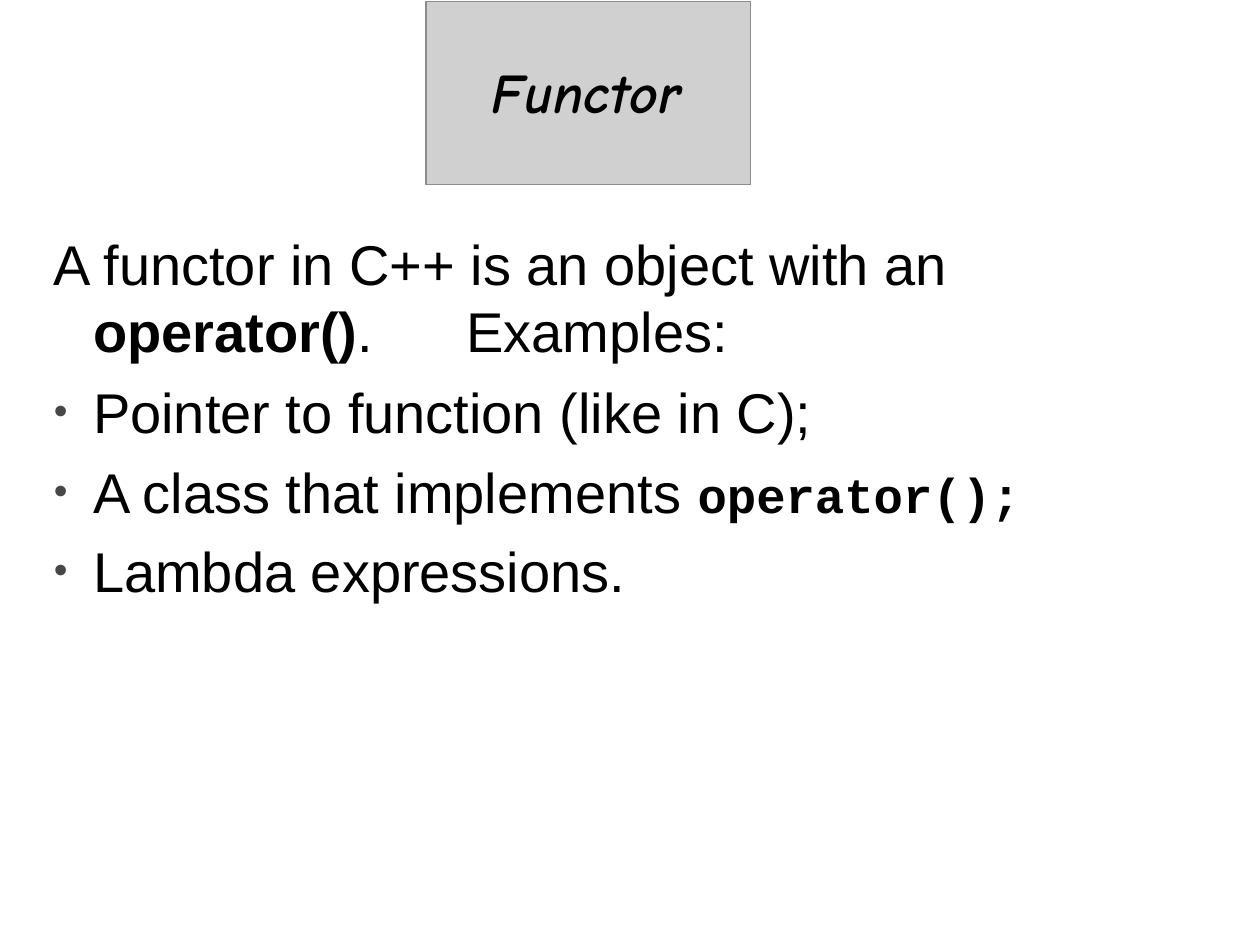
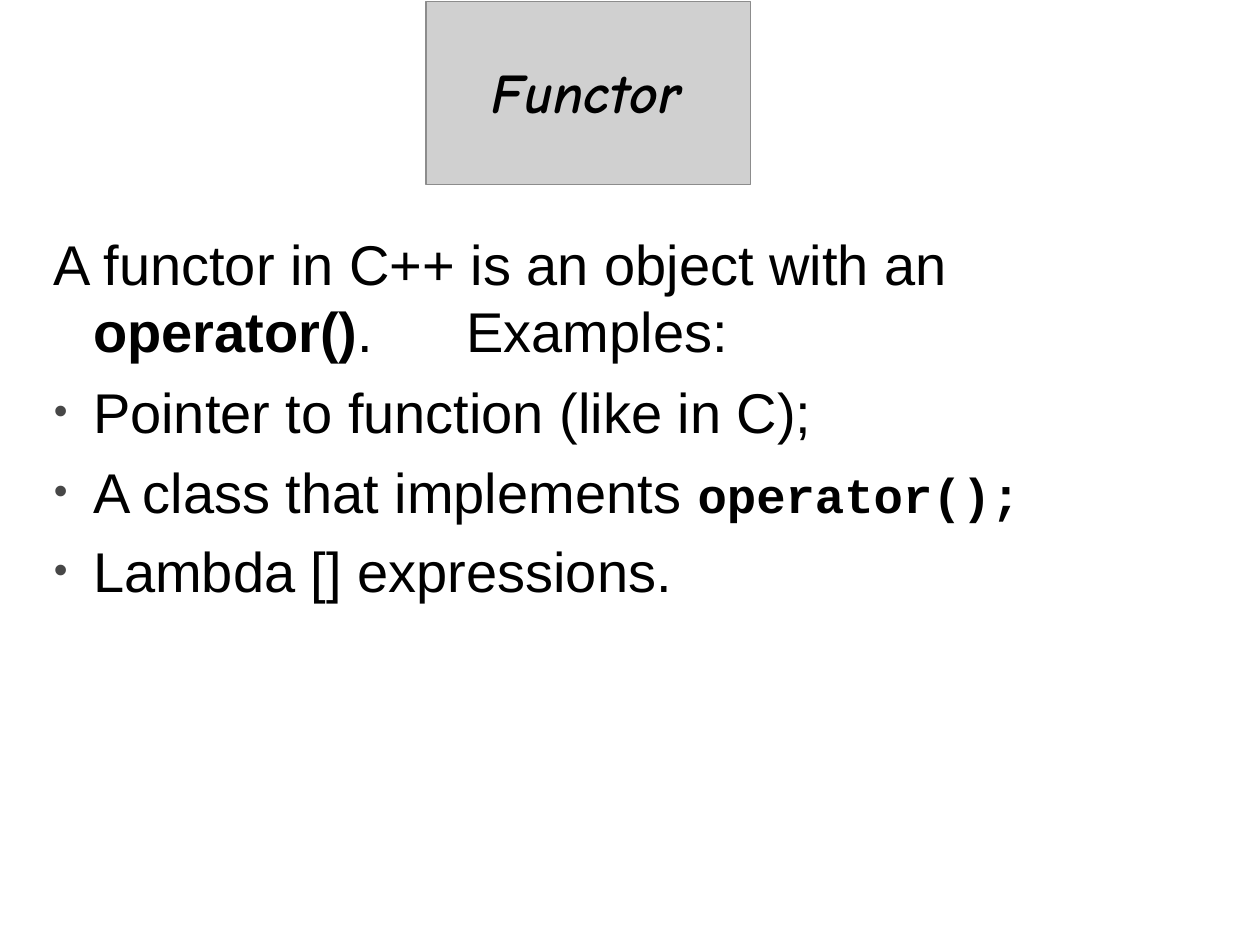
Before and after one commit to cpp-at-ariel/cpp-5780, a slide deck: slide 27 of 10-stl-containers/slides-containers.odp (slide 24 before the commit). Drawn at 1260x945 pixels with LibreOffice and Linux fonts; fonts in the diff are those of the drawing; grey boxes stand for pictures. Boxes give left, top, right and bottom in pixels: in the first picture for what was removed or moved away, otherwise in the second. Text is boxed around its words. In the diff, an @@ line names an element or a change of style, - is before the commit and + after.

```diff
--- a/10-stl-containers/slides-containers.odp
+++ b/10-stl-containers/slides-containers.odp
@@ text at (93, 551, 671, 603): text changed @@
-• Lambda expressions.
+• Lambda [] expressions.
```
Also in this commit, not shown: 5 other slides changed, 5 slides added, 3 slides removed, 1 other file.
